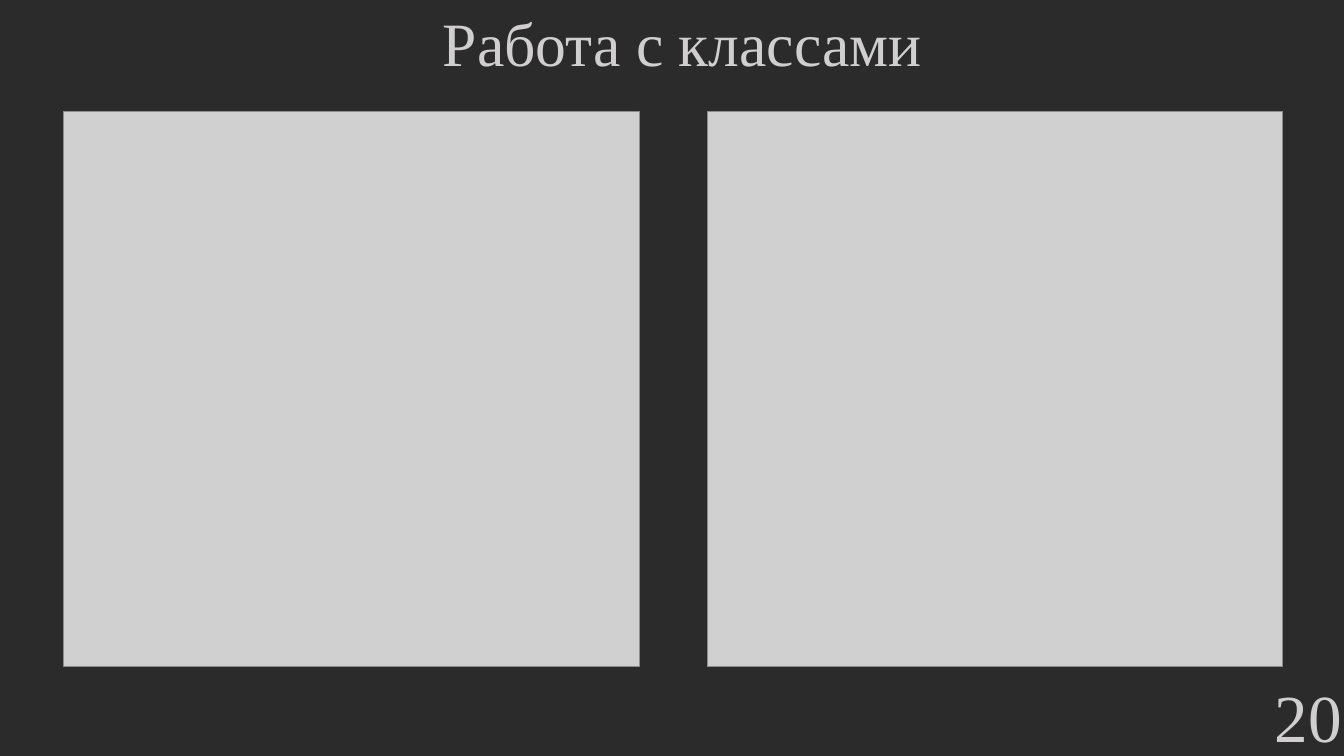
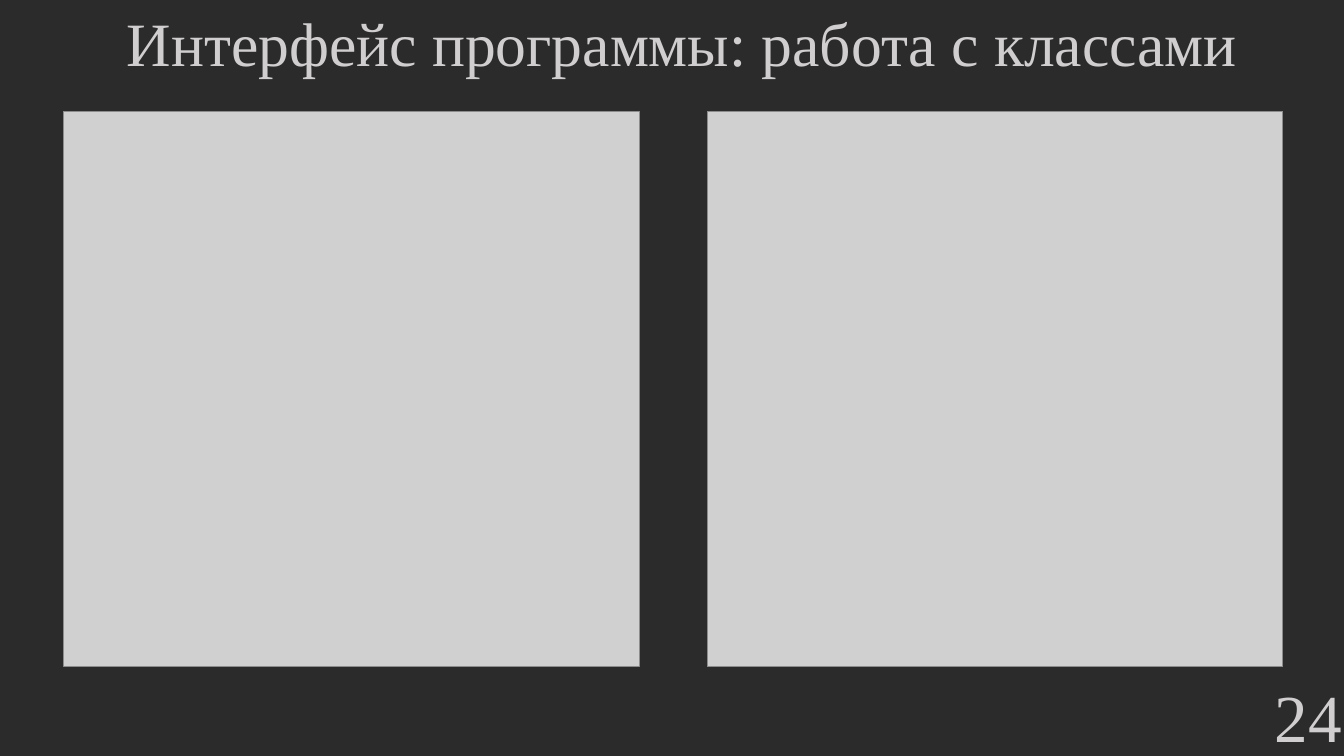
Before and after one commit to hetikk/diplom, a slide deck: slide 24 of docs/Презентация.pptx (slide 20 before the commit). Drawn at 1344x756 pixels with LibreOffice and Linux fonts; fonts in the diff are those of the drawing; grey boxes stand for pictures; background and template pictures are left out; a plain dark background stands for a picture behind light text. Boxes give left, top, right and bottom in pixels: in the first picture for what was removed or moved away, otherwise in the second. Text is boxed around its words. In the diff, an @@ line names an element or a change of style, - is before the commit and + after.

```diff
--- a/docs/Презентация.pptx
+++ b/docs/Презентация.pptx
@@ text at [127,22,1236,78]: text changed @@
-Работа с классами
+Интерфейс программы: работа с классами
@@ page number at [1275,697,1342,742]: text changed @@
-20
+24
```
Also in this commit, not shown: 14 other slides changed, 5 slides added, 11 other files.
